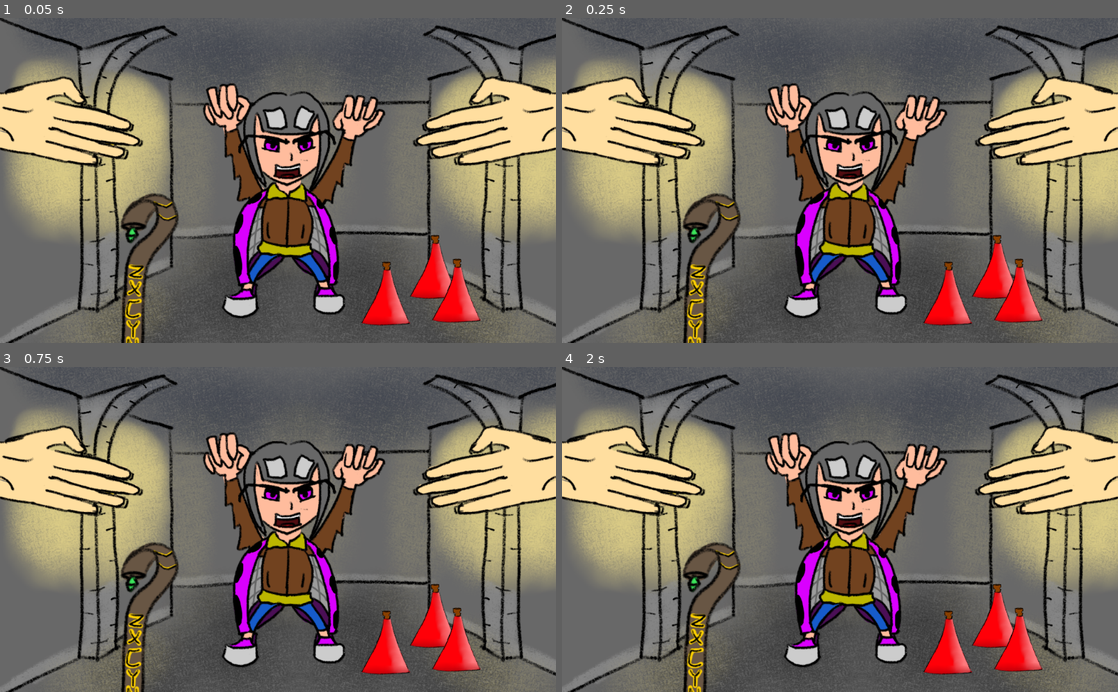
Above: before the commit, frames 1-4 (two rows, left to right).
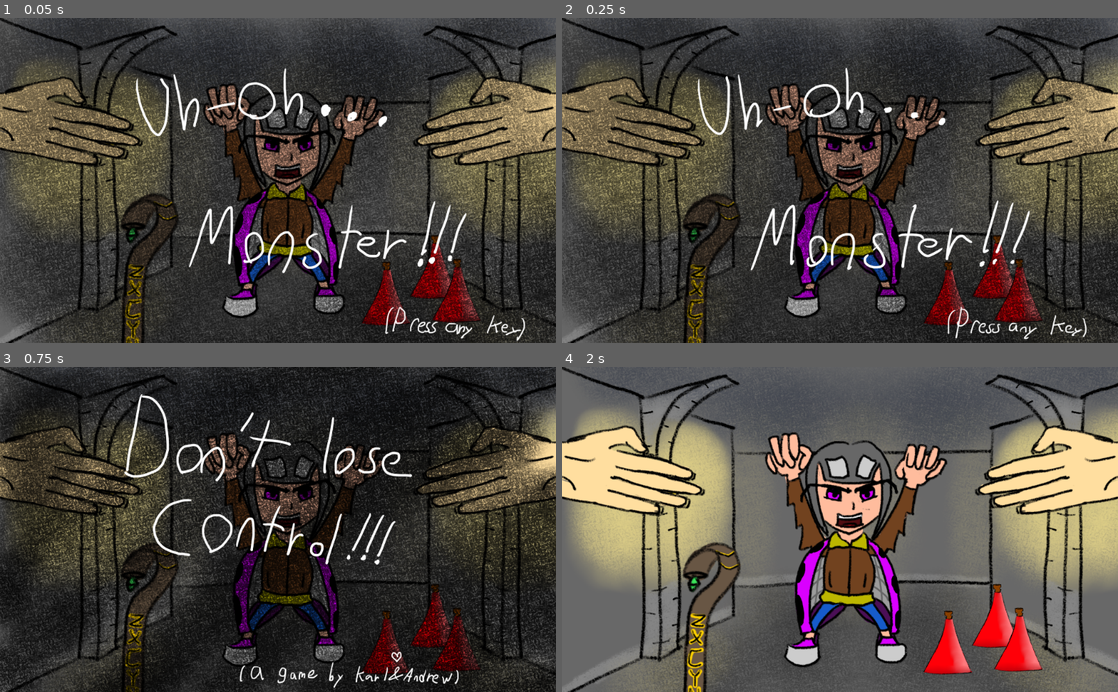
Above: after the commit, the same moments.

Repository: HumbleSolipsist/gmtk-hand-game
Game: Godot game, scene res://World.tscn
Two runs of this game, one before a commit and one after it. Both use one fixed random seed, a clock stepped at 60 frames per second and the inputs below.
Inputs (mouse positions are in pixels of both pictures, inside the frame that each line leads up to):
- Up to frame 1 (0.05 s): no input
- Up to frame 2 (0.25 s): no input
- Up to frame 3 (0.75 s): tap Enter at 0.5 s; move the mouse to (400, 513) at 0.52 s; click (400, 513) at 0.67 s
- Up to frame 4 (2 s): tap Space at 1.25 s; move the mouse to (728, 545) at 1.27 s; click (728, 545) at 1.42 s

The runs differ from the first frame. In frame 1, 84% of the frame differs, in the area x 0-100%, y 0-100%; in frame 2, 84%; in frame 3, 92%; in frame 4, nothing differs.

Commit message:
title and end logic

Diff:
--- a/LeftHand.gd
+++ b/LeftHand.gd
@@ -81,8 +81,9 @@
 			self.go_home()
 	if item:
 		item.position = self.position
-
 func _input(event):
+	if get_node("/root/world").has_node("opening_screen"):
+		return
 	if mouse_hover and event is InputEventMouseButton:
 		follow_mouse = event.pressed
 
--- a/World.tscn
+++ b/World.tscn
@@ -10,18 +10,64 @@
 [ext_resource path="res://inventory.gd" type="Script" id=8]
 [ext_resource path="res://left_hand.tscn" type="PackedScene" id=9]
 [ext_resource path="res://assets/sounds/djsaryon_trevorlentz_battle_midi.wav" type="AudioStream" id=10]
+[ext_resource path="res://opening_screen.gd" type="Script" id=11]
+[ext_resource path="res://assets/card1a.png" type="Texture" id=12]
+[ext_resource path="res://assets/card1b.png" type="Texture" id=13]
+[ext_resource path="res://assets/card1c.png" type="Texture" id=14]
+[ext_resource path="res://assets/card2a.png" type="Texture" id=15]
+[ext_resource path="res://assets/card2b.png" type="Texture" id=16]
+[ext_resource path="res://assets/card2c.png" type="Texture" id=17]
+[ext_resource path="res://assets/card3a.png" type="Texture" id=18]
+[ext_resource path="res://assets/card3b.png" type="Texture" id=19]
+[ext_resource path="res://end_screen.gd" type="Script" id=20]
+[ext_resource path="res://assets/end1.png" type="Texture" id=21]
+[ext_resource path="res://assets/end2.png" type="Texture" id=22]
+[ext_resource path="res://assets/end3.png" type="Texture" id=23]
+[ext_resource path="res://assets/sounds/josepharaoh99_game_die.wav" type="AudioStream" id=24]
 
 [sub_resource type="CircleShape2D" id=1]
 radius = 1.0
 
-[sub_resource type="RectangleShape2D" id=7]
+[sub_resource type="RectangleShape2D" id=2]
 extents = Vector2( 308.159, 13.2239 )
 
-[sub_resource type="RectangleShape2D" id=8]
+[sub_resource type="RectangleShape2D" id=3]
 extents = Vector2( 52.8813, 510.267 )
 
-[sub_resource type="RectangleShape2D" id=9]
+[sub_resource type="RectangleShape2D" id=4]
 extents = Vector2( 51.1233, 540.155 )
+
+[sub_resource type="SpriteFrames" id=5]
+animations = [ {
+"frames": [ ExtResource( 12 ), ExtResource( 13 ), ExtResource( 14 ) ],
+"loop": true,
+"name": "default",
+"speed": 5.0
+} ]
+
+[sub_resource type="SpriteFrames" id=6]
+animations = [ {
+"frames": [ ExtResource( 15 ), ExtResource( 16 ), ExtResource( 17 ) ],
+"loop": true,
+"name": "default",
+"speed": 5.0
+} ]
+
+[sub_resource type="SpriteFrames" id=7]
+animations = [ {
+"frames": [ ExtResource( 18 ), ExtResource( 19 ) ],
+"loop": true,
+"name": "default",
+"speed": 5.0
+} ]
+
+[sub_resource type="SpriteFrames" id=8]
+animations = [ {
+"frames": [ ExtResource( 21 ), ExtResource( 22 ), ExtResource( 23 ) ],
+"loop": true,
+"name": "default",
+"speed": 5.0
+} ]
 
 [node name="world" type="Node2D"]
 script = ExtResource( 1 )
@@ -90,12 +136,51 @@
 
 [node name="CollisionShape2D" type="CollisionShape2D" parent="tear_spot_left"]
 position = Vector2( 135.373, 272.504 )
-shape = SubResource( 8 )
+shape = SubResource( 3 )
 
 [node name="tear_spot_right" type="Area2D" parent="."]
 
 [node name="CollisionShape2D" type="CollisionShape2D" parent="tear_spot_right"]
 position = Vector2( 889.592, 314.698 )
-shape = SubResource( 9 )
+shape = SubResource( 4 )
+
+[node name="opening_screen" type="Node2D" parent="."]
+z_index = 4096
+z_as_relative = false
+script = ExtResource( 11 )
+
+[node name="slide1" type="AnimatedSprite" parent="opening_screen"]
+visible = false
+frames = SubResource( 5 )
+frame = 2
+playing = true
+centered = false
+
+[node name="slide2" type="AnimatedSprite" parent="opening_screen"]
+visible = false
+frames = SubResource( 6 )
+frame = 1
+playing = true
+centered = false
+
+[node name="slide3" type="AnimatedSprite" parent="opening_screen"]
+visible = false
+frames = SubResource( 7 )
+playing = true
+centered = false
+
+[node name="end_screen" type="Node2D" parent="."]
+visible = false
+z_index = 4096
+z_as_relative = false
+script = ExtResource( 20 )
+
+[node name="slide" type="AnimatedSprite" parent="end_screen"]
+frames = SubResource( 8 )
+playing = true
+centered = false
+
+[node name="lose_sfx" type="AudioStreamPlayer" parent="end_screen"]
+stream = ExtResource( 24 )
 [connection signal="area_entered" from="pointer" to="pointer" method="_on_pointer_area_entered"]
 [connection signal="area_exited" from="pointer" to="pointer" method="_on_pointer_area_exited"]
--- /dev/null
+++ b/end_screen.gd
@@ -0,0 +1,12 @@
+extends Node2D
+
+var oneshot = false;
+
+func _process(delta):
+	if oneshot:
+		return
+	if get_node("/root/world/left_hand").dead and get_node("/root/world/right_hand").dead:
+		visible = true;
+		get_node("../bg_music").playing = false
+		get_node("./lose_sfx").playing = true
+		oneshot = true;
--- /dev/null
+++ b/opening_screen.gd
@@ -0,0 +1,22 @@
+extends Node2D
+
+var current = 0;
+
+onready var slides = [$slide1, $slide2, $slide3];
+
+func _ready():
+	updateSlide()
+
+func updateSlide():
+	for i in range(0, slides.size()):
+		slides[i].visible = false;
+	if (current < slides.size()):
+		slides[current].visible = true;
+	else:
+		get_node("../bg_music").playing = true
+		queue_free()
+
+func _input(ev):
+	if (ev is InputEventKey and ev.pressed) or (ev is InputEventMouseButton and ev.pressed):
+		current = current + 1
+		updateSlide()
Not shown: 2 places in World.tscn that only renumber resources
Binary file added: assets/card1a.png
Not shown, added: assets/card1a.png.import
Binary file added: assets/card1b.png
Not shown, added: assets/card1b.png.import
Binary file added: assets/card1c.png
Not shown, added: assets/card1c.png.import
Binary file added: assets/card2a.png
Not shown, added: assets/card2a.png.import
Binary file added: assets/card2b.png
Not shown, added: assets/card2b.png.import
Binary file added: assets/card2c.png
(and 15 more such lines)
